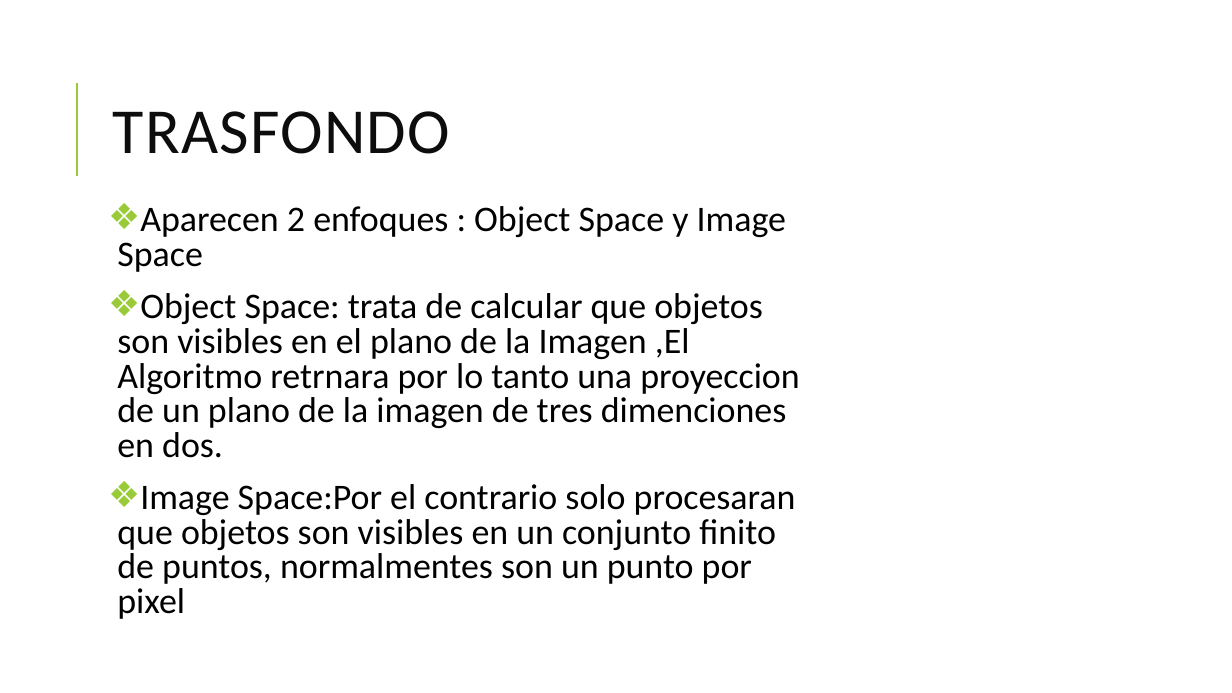
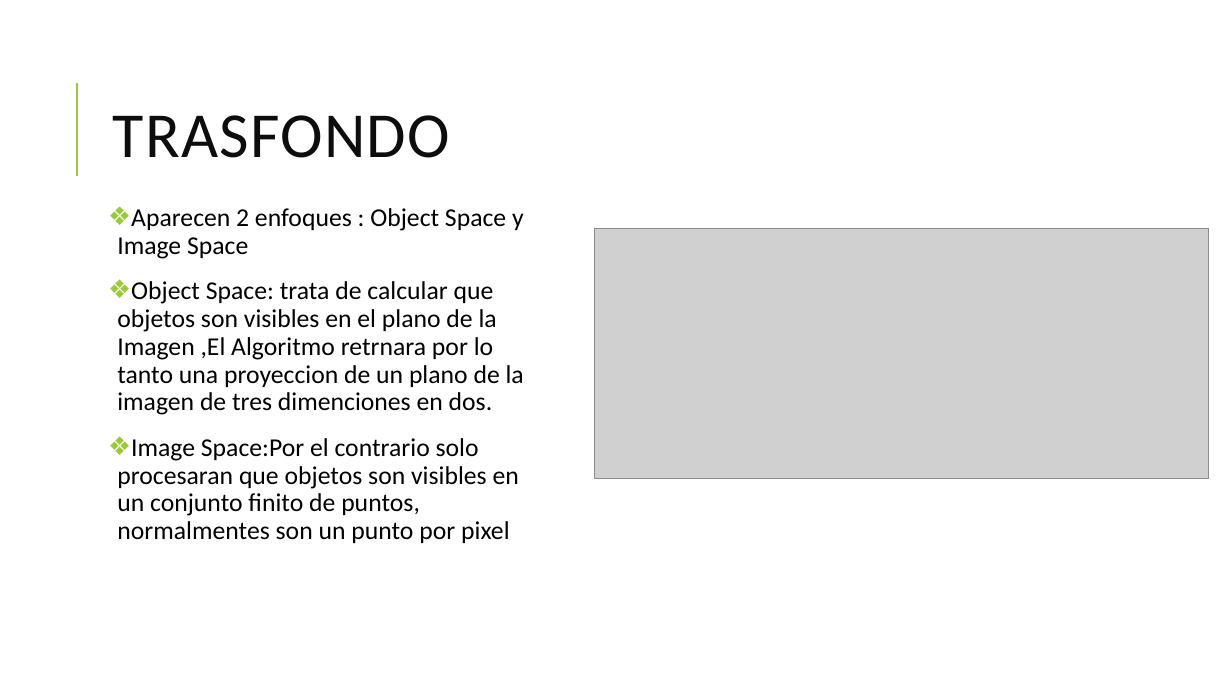
Before and after one commit to MogGy94/paintersAlg, a slide deck: slide 6 of ALGOritmo del Pintor.pptx. Drawn at 1232x693 pixels with LibreOffice and Linux fonts; fonts in the diff are those of the drawing; grey boxes stand for pictures. Boxes give left, top, right and bottom in pixels: in the first picture for what was removed or moved away, otherwise in the second. Text is boxed around its words. In the diff, an @@ line names an element or a change of style, - is before the commit and + after.

Commit message:
final presentacion

```diff
--- a/ALGOritmo del Pintor.pptx
+++ b/ALGOritmo del Pintor.pptx
@@ title "TRASFONDO" moved from (x1=113, y1=111, x2=450, y2=154) to (x1=113, y1=115, x2=450, y2=158) @@
@@ text "Aparecen 2 enfoques : Object ..." at (x1=117, y1=208, x2=524, y2=543): size 28 to 20 pt; line spacing 0.8 to 0.9 @@
@@ picture added at (x1=594, y1=228, x2=1208, y2=479) @@
```
Also in this commit, not shown: 9 other slides changed, 3 slides added.
